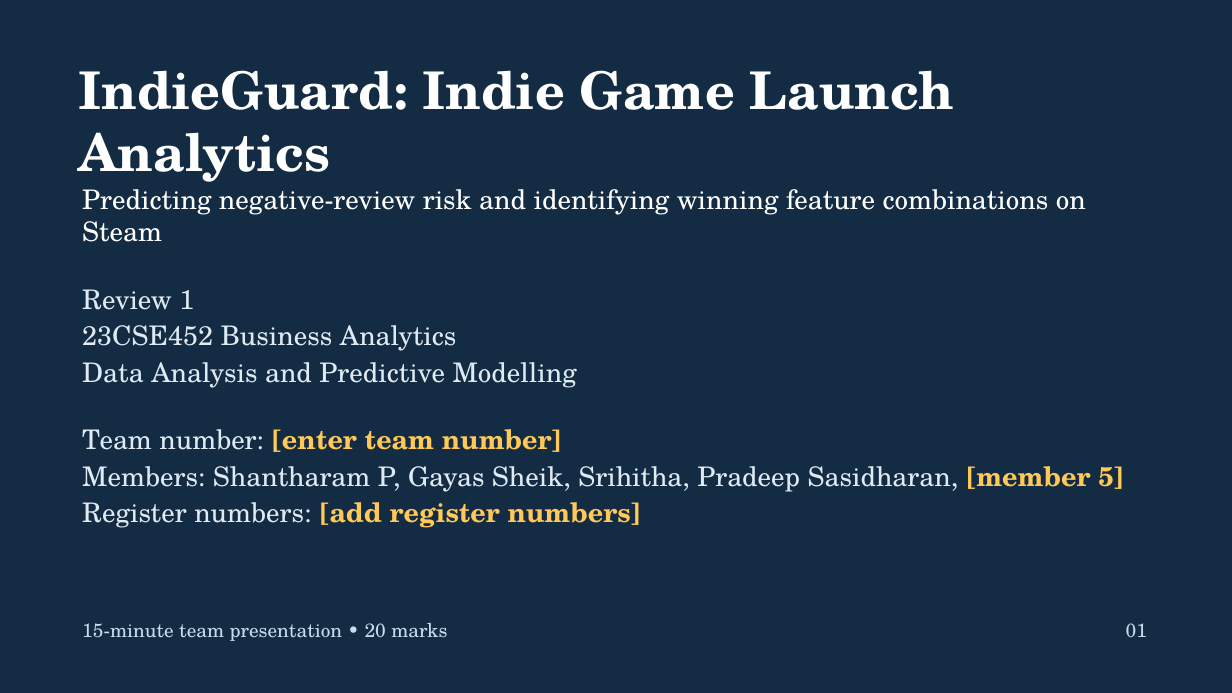
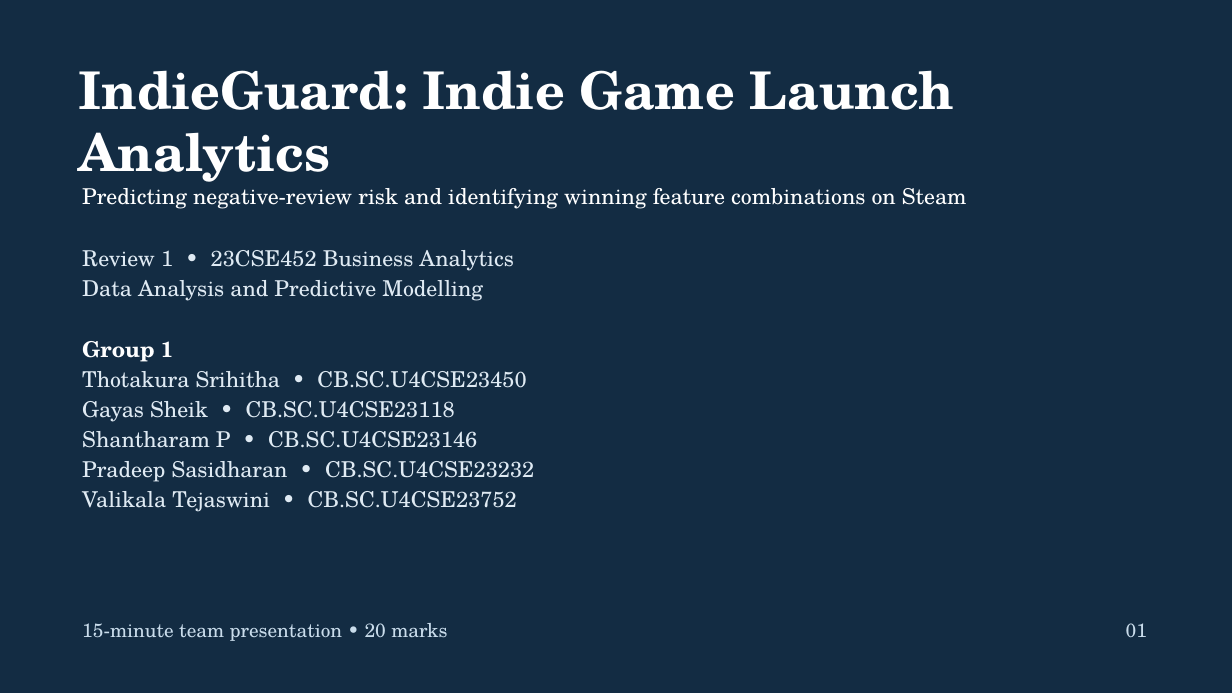
Before and after one commit to Shan713/IndieGuard, a slide deck: slide 1 of slides/review1.pptx. Drawn at 1232x693 pixels with LibreOffice and Linux fonts; fonts in the diff are those of the drawing. Boxes give left, top, right and bottom in pixels: in the first picture for what was removed or moved away, otherwise in the second. Text is boxed around its words. In the diff, an @@ line names an element or a change of style, - is before the commit and + after.

Commit message:
Slides: add four EDA slides, team details and owners, takeaway bars

```diff
--- a/slides/review1.pptx
+++ b/slides/review1.pptx
@@ text at (82,188,967,301): size 21 to 17 pt in "Predicting negative-review risk and identifying winning feat ...", "Data Analysis and Predictive Modelling" @@
@@ text at (82,250,513,271): text changed; size 21 to 17 pt @@
-Review 1
-23CSE452 Business Analytics
+Review 1 • 23CSE452 Business Analytics
@@ text at (82,341,534,512): text changed; size 21 to 17 pt @@
-Team number: [enter team number]
-Members: Shantharam P, Gayas Sheik, Srihitha, Pradeep Sasidharan, [member 5]
-Register numbers: [add register numbers]
+Group 1
+Thotakura Srihitha • CB.SC.U4CSE23450
+Gayas Sheik • CB.SC.U4CSE23118
+Shantharam P • CB.SC.U4CSE23146
+Pradeep Sasidharan • CB.SC.U4CSE23232
+Valikala Tejaswini • CB.SC.U4CSE23752
```
Also in this commit, not shown: 8 other slides changed, 4 slides added.
